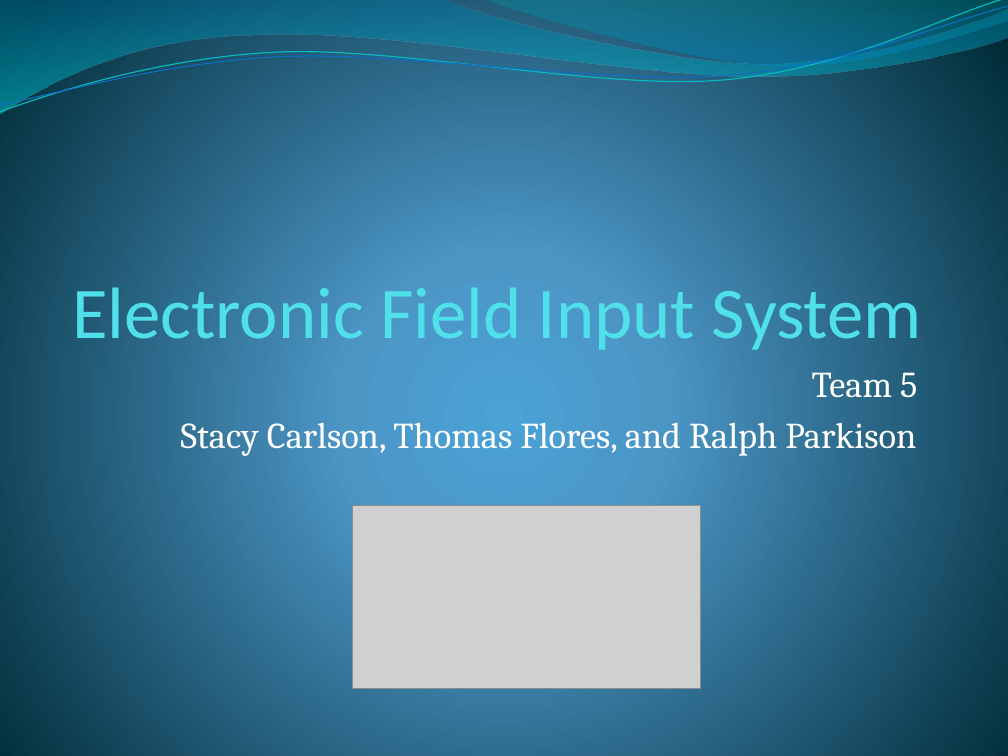
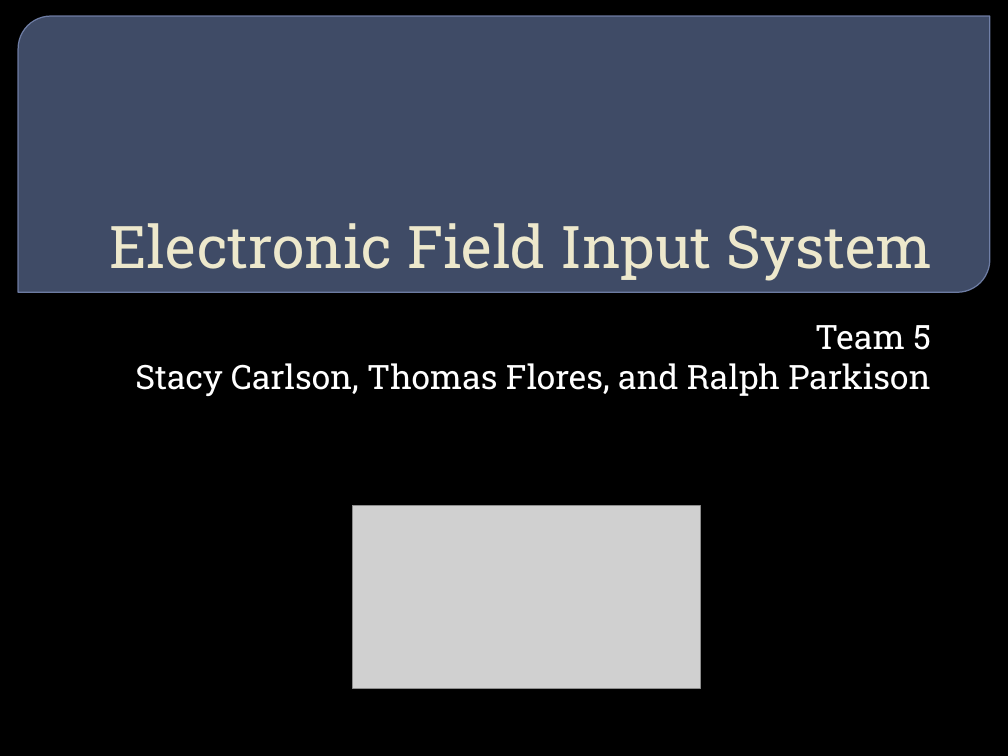
Before and after one commit to ameindygogirl/FishSeniorProject, a slide deck: slide 1 of Briefing2.pptx. Drawn at 1008x756 pixels with LibreOffice and Linux fonts; fonts in the diff are those of the drawing; grey boxes stand for pictures; background and template pictures are left out. Boxes give left, top, right and bottom in pixels: in the first picture for what was removed or moved away, otherwise in the second. Text is boxed around its words. In the diff, an @@ line names an element or a change of style, - is before the commit and + after.

```diff
--- a/Briefing2.pptx
+++ b/Briefing2.pptx
@@ background gradient #4AA0D6 to #4C98C7 to #002C38 to picture (left out) @@
@@ freeform shape removed at (x1=0, y1=0, x2=1008, y2=114) @@
@@ freeform shape removed at (x1=0, y1=0, x2=1008, y2=117) @@
@@ freeform shape removed at (x1=0, y1=6, x2=1008, y2=112) @@
@@ round diag rect added at (x1=18, y1=16, x2=990, y2=292), fill #63759D at 65% opacity, outline #7989B3 0.87 pt @@
@@ freeform shape removed at (x1=483, y1=0, x2=1008, y2=70) @@
@@ title "Electronic Field Input System" moved from (x1=72, y1=277, x2=922, y2=356) to (x1=109, y1=223, x2=932, y2=281) @@
@@ title "Electronic Field Input System" at (x1=109, y1=223, x2=932, y2=281): size 52 to 42 pt, font Calibri to Roboto Slab, text colour #51E0EA to #EDE8CE @@
@@ subtitle "Team 5" moved from (x1=181, y1=372, x2=917, y2=456) to (x1=135, y1=325, x2=931, y2=396) @@
@@ subtitle "Team 5" at (x1=135, y1=325, x2=931, y2=396): size 26 to 24 pt, font Cambria to Roboto Slab; less space between paragraphs @@
```
Also in this commit, not shown: 5 other slides changed, 1 other file.
